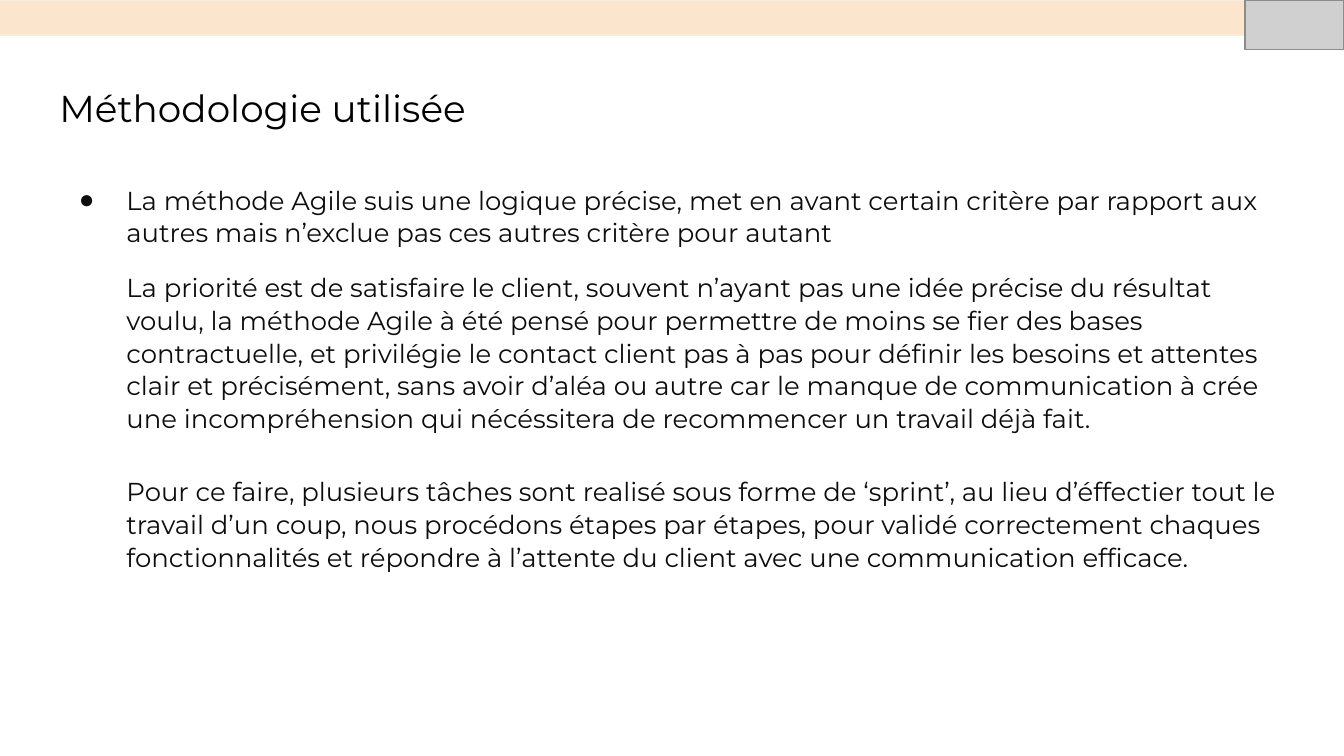
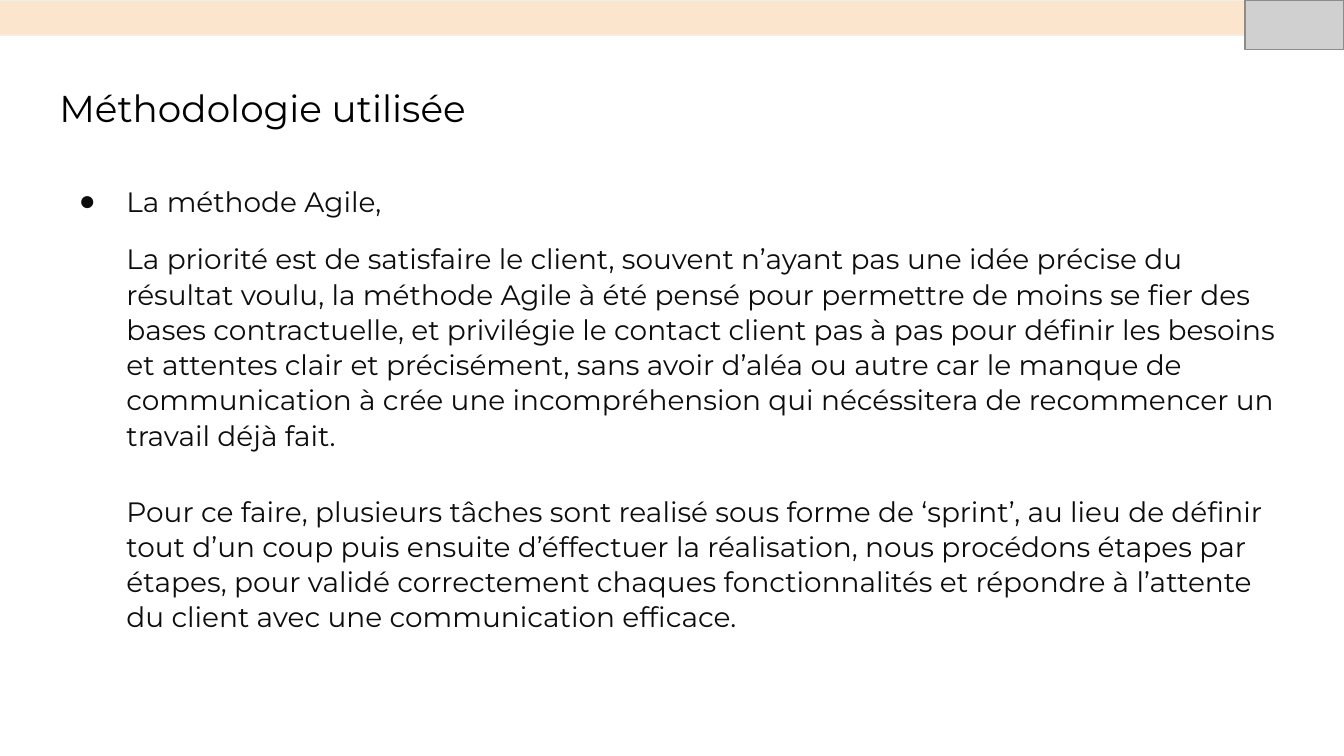
Before and after one commit to DennAmo/11, a slide deck: slide 9 of Aubry_Dennis_4_présentation.pptx. Drawn at 1344x756 pixels with LibreOffice and Linux fonts; fonts in the diff are those of the drawing; grey boxes stand for pictures. Boxes give left, top, right and bottom in pixels: in the first picture for what was removed or moved away, otherwise in the second. Text is boxed around its words. In the diff, an @@ line names an element or a change of style, - is before the commit and + after.

Commit message:
update présentation

```diff
--- a/Aubry_Dennis_4_présentation.pptx
+++ b/Aubry_Dennis_4_présentation.pptx
@@ text at bbox=[126, 191, 381, 218]: text changed; size 13.9 to 15 pt @@
-● La méthode Agile suis une logique précise, met en avant certain critère par rapport aux autres mais n’exclue pas ces autres critère pour autant
+● La méthode Agile,
@@ text at bbox=[126, 248, 1275, 452]: size 13.9 to 15 pt in "La priorité est de satisfaire le client, ..." @@
@@ text at bbox=[126, 501, 1262, 627]: text changed; size 13.9 to 15 pt @@
-Pour ce faire, plusieurs tâches sont realisé sous forme de ‘sprint’, au lieu d’éffectier tout le travail d’un coup, nous procédons étapes par étapes, pour validé correctement chaques fonctionnalités et répondre à l’attente du client avec une communication efficace.
+Pour ce faire, plusieurs tâches sont realisé sous forme de ‘sprint’, au lieu de définir tout d’un coup puis ensuite d’éffectuer la réalisation, nous procédons étapes par étapes, pour validé correctement chaques fonctionnalités et répondre à l’attente du client avec une communication efficace.
```
Also in this commit, not shown: 4 other slides changed.
